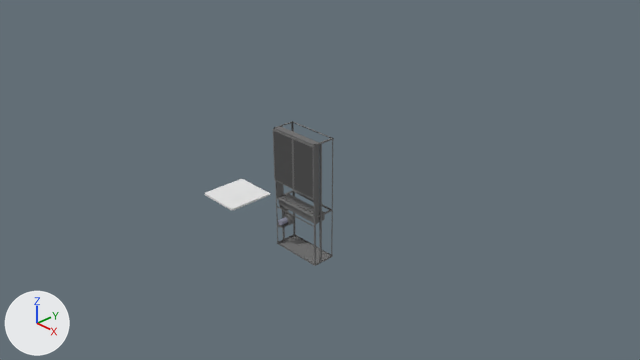
Before and after pictures for a commit that changed the Blender file emural_3d_pult/ural_model/ecvm.blend.
The view is the same before and after, from the file's camera 'Camera'. Lighting does not change. The marker at lower left points along +X, +Y and +Z. The picture after the commit comes second.

Before the edit, the objects in view are built like this:
```python
ob_left_short_glass_door_000 = bpy.data.objects.new('left_short_glass_door_000', me_cube_002)
ob_left_short_glass_door_000.location = (0.47, -0.03, 0.7)
ob_left_short_glass_door_001 = bpy.data.objects.new('left_short_glass_door_001', me_cube_001)
ob_left_short_glass_door_001.location = (0.47, -0.03, 0.7)
ob_left_short_glass_door_001_001 = bpy.data.objects.new('left_short_glass_door_001.001', me_cube_003)
ob_left_short_glass_door_001_001.location = (-0.47, -0.03, 0.7)
ob_left_short_glass_door_001_001.scale = (-1.0, 1.0, 1.0)
ob_left_short_glass_door_001_002 = bpy.data.objects.new('left_short_glass_door_001.002', me_cube_003)
ob_left_short_glass_door_001_002.location = (0.47, -0.03, 0.7)
ob_left_short_glass_door_001_003 = bpy.data.objects.new('left_short_glass_door_001.003', me_cube_001)
ob_left_short_glass_door_001_003.location = (-0.47, -0.03, 0.7)
ob_left_short_glass_door_001_003.scale = (-1.0, 1.0, 1.0)
ob_left_tape_device_cover = bpy.data.objects.new('left_tape_device_cover', me_cube_019)
ob_left_tape_device_cover.location = (-1.05, 0.03, -0.11)
# also in view: 'cabinet_frame_001' at (0.0, 0.17, 0.1); 'left_short_glass_door_000.001' at (-0.24, -0.02, 0.7)
```
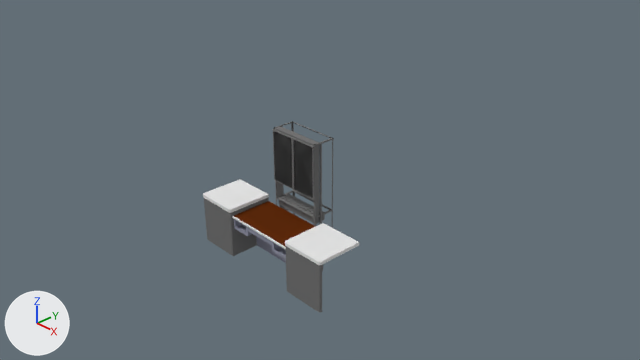
Boxes [x1, y1, x2, y2] around the edits, measured in the pictures (640 x 360 px):
'Cube', added
    after: [232, 201, 316, 249]
'left_tape_device_cover.001', added
    after: [285, 223, 359, 264]
'left_tape_Device_front_door.001', added
    after: [287, 247, 318, 311]
'left_tape_device_cover', moved
    before: [205, 179, 270, 210]
    after: [203, 179, 269, 211]
'left_tape_Device_front_door', added
    after: [205, 199, 231, 255]
'left_tape_device_cover.002', added
    after: [204, 198, 268, 256]
'left_short_glass_door_001.002', shown
    after: [293, 138, 315, 200]
'left_short_glass_door_001.001', shown
    after: [273, 129, 293, 189]
'Plane', added
    after: [234, 219, 286, 260]
'left_tape_device_cover.003', added
    after: [286, 246, 323, 312]
'left_short_glass_door_001', shown
    after: [294, 139, 315, 200]
'left_short_glass_door_001.003', shown
    after: [274, 132, 293, 187]
'Plane.001', added
    after: [256, 236, 282, 260]
'left_tape_device_wooden_ring.001', added
    after: [285, 244, 359, 265]
'left_tape_device_wooden_ring', added
    after: [203, 196, 269, 213]
'left_short_glass_door_000', unchanged, covered by the edit
    before: [293, 138, 315, 200]
    after: [294, 141, 315, 199]
'left_short_glass_door_000.001', unchanged, covered by the edit
    before: [273, 129, 294, 190]
    after: [274, 133, 293, 187]

Patch to the scene script:
```diff
--- a/emural_3d_pult/ural_model/ecvm.blend.py
+++ b/emural_3d_pult/ural_model/ecvm.blend.py
@@ me_plane_001 @@
+me_plane_001.from_pydata([(0.0, 0.0, -0.252), (0.663, 0.0, -0.252), (0.0, 0.0, 0.252), (0.663, 0.0, 0.252)], [], [(0, 1, 3, 2)])
+me_plane_001.materials.append(mat_gray_02)  # grey #9496a8
@@ ob_left_tape_device_cover @@
 ob_left_tape_device_cover = bpy.data.objects.new('left_tape_device_cover', me_cube_019)
-ob_left_tape_device_cover.location = (-1.05, 0.03, -0.11)
+ob_left_tape_device_cover.location = (-1.05, -0.01, -0.11)
@@ ob_left_short_glass_door_001_003 @@
 ob_left_short_glass_door_001_003.scale = (-1.0, 1.0, 1.0)
-ob_left_short_glass_door_001_003.hide_set(True)  # its collection is switched off
@@ ob_left_short_glass_door_001 @@
 ob_left_short_glass_door_001.location = (0.47, -0.03, 0.7)
-ob_left_short_glass_door_001.hide_set(True)  # its collection is switched off
@@ ob_left_short_glass_door_001_002 @@
 ob_left_short_glass_door_001_002.location = (0.47, -0.03, 0.7)
-ob_left_short_glass_door_001_002.hide_set(True)  # its collection is switched off
@@ ob_left_short_glass_door_001_001 @@
 ob_left_short_glass_door_001_001.scale = (-1.0, 1.0, 1.0)
-ob_left_short_glass_door_001_001.hide_set(True)  # its collection is switched off
@@ ob_left_tape_device_front_door @@
+ob_left_tape_device_front_door = bpy.data.objects.new('left_tape_Device_front_door', me_cube_004)  # 12 vertices, 10 faces; spans x 0.001..0.669, y 0.0..0.018, z -0.406..0.418; in mat_gray_01_002 (grey #737373), mat_gray_02 (grey #9496a8)
+ob_left_tape_device_front_door.location = (-1.39, -0.81, -0.56)
@@ ob_left_tape_device_cover_002 @@
+ob_left_tape_device_cover_002 = bpy.data.objects.new('left_tape_device_cover.002', me_plane_005)  # 26 vertices, 11 faces; spans x -0.29..0.47, y -0.269..0.523, z -0.966..-0.142; in mat_gray_01_001 (grey #737373)
+ob_left_tape_device_cover_002.location = (-0.96, -0.54, 0.0)
+ob_left_tape_device_cover_002.scale = (-1.0, 1.0, 1.0)
@@ ob_left_tape_device_wooden_ring @@
+ob_left_tape_device_wooden_ring = bpy.data.objects.new('left_tape_device_wooden_ring', me_cube_008)  # 28 vertices, 22 faces; spans x -0.388..0.388, y -0.8..0.0, z -0.014..0.014; in mat_hatch_cover_001 (its picture is missing)
+ob_left_tape_device_wooden_ring.location = (-1.05, -0.01, -0.13)
+ob_left_tape_device_wooden_ring.scale = (-1.0, 1.0, 1.0)
@@ ob_left_tape_device_cover_001 @@
+ob_left_tape_device_cover_001 = bpy.data.objects.new('left_tape_device_cover.001', me_cube_019)
+ob_left_tape_device_cover_001.location = (1.05, -0.01, -0.11)
@@ ob_left_tape_device_wooden_ring_001 @@
+ob_left_tape_device_wooden_ring_001 = bpy.data.objects.new('left_tape_device_wooden_ring.001', me_cube_008)  # 28 vertices, 22 faces; spans x -0.388..0.388, y -0.8..0.0, z -0.014..0.014; in mat_hatch_cover_001 (its picture is missing)
+ob_left_tape_device_wooden_ring_001.location = (1.05, -0.01, -0.13)
@@ ob_left_tape_device_cover_003 @@
+ob_left_tape_device_cover_003 = bpy.data.objects.new('left_tape_device_cover.003', me_plane_005)  # 26 vertices, 11 faces; spans x -0.29..0.47, y -0.269..0.523, z -0.966..-0.142; in mat_gray_01_001 (grey #737373)
+ob_left_tape_device_cover_003.location = (0.96, -0.54, 0.0)
@@ ob_left_tape_device_front_door_001 @@
+ob_left_tape_device_front_door_001 = bpy.data.objects.new('left_tape_Device_front_door.001', me_cube_004)  # 12 vertices, 10 faces; spans x 0.001..0.669, y 0.0..0.018, z -0.406..0.418; in mat_gray_01_002 (grey #737373), mat_gray_02 (grey #9496a8)
+ob_left_tape_device_front_door_001.location = (1.39, -0.81, -0.56)
+ob_left_tape_device_front_door_001.scale = (-1.0, 1.0, 1.0)
@@ ob_cube @@
+ob_cube = bpy.data.objects.new('Cube', me_cube)  # 16 vertices, 14 faces; spans x -0.669..0.669, y -0.359..0.403, z -0.014..0.014; in mat_hatch_cover (its picture is missing), mat_material (its picture is missing)
+ob_cube.location = (0.0, -0.42, -0.23)
@@ ob_plane @@
+ob_plane = bpy.data.objects.new('Plane', me_plane)  # 44 vertices, 46 faces; spans x -0.668..0.668, y -0.44..0.0, z -0.106..0.106; in mat_gray_02 (grey #9496a8)
+ob_plane.location = (0.0, -0.31, -0.34)
@@ ob_plane_001 @@
+ob_plane_001 = bpy.data.objects.new('Plane.001', me_plane_001)
+ob_plane_001.location = (-0.67, -0.31, -0.71)
```
